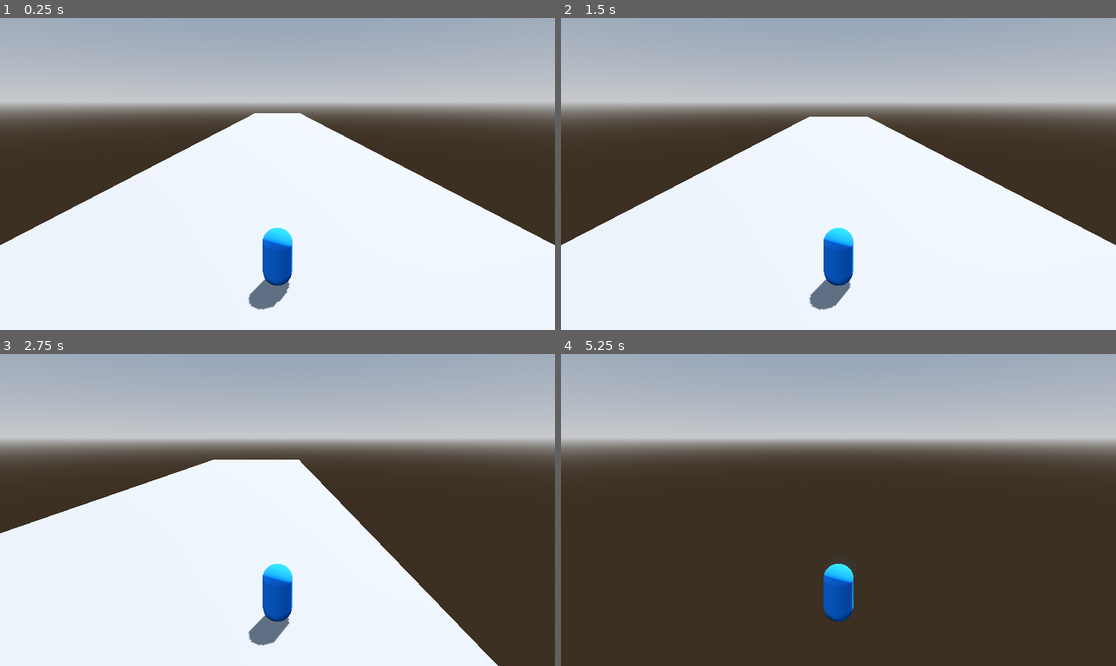
Above: before the commit, frames 1-4 (two rows, left to right).
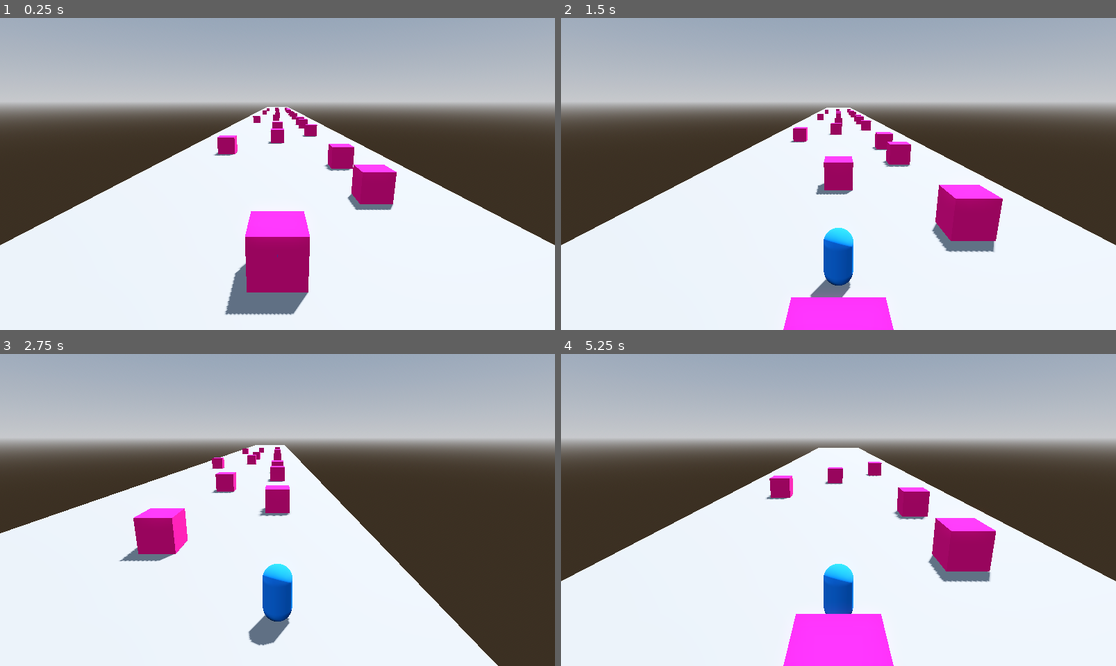
Above: after the commit, the same moments.

Repository: AyeAreEm/train-runner
Game: Godot game, scene res://test levels/demo_level.tscn
Two runs of this game, one before a commit and one after it. Both use one fixed random seed, a clock stepped at 60 frames per second and the inputs below.
Inputs:
- Up to frame 1 (0.25 s): no input
- Up to frame 2 (1.5 s): hold D (move_right) 0.53-1.28 s; hold A (move_left) from 1.28 s (still down)
- Up to frame 3 (2.75 s): release A (move_left) at 2.03 s; hold D (move_right) from 2.03 s (still down)
- Up to frame 4 (5.25 s): release D (move_right) at 3.53 s; hold A (move_left) from 3.53 s (still down)

The runs differ from the first frame. In frame 1, 6.0% of the frame differs, in the area x 38-72%, y 28-96%; in frame 2, 6.0%; in frame 3, 2.9%; in frame 4, 49%, in the area x 0-100%, y 30-100%.

Commit message:
box friends added

Diff:
--- /dev/null
+++ b/box_friend.tscn
@@ -0,0 +1,14 @@
+[gd_scene load_steps=3 format=3 uid="uid://imn2l5gqvcug"]
+
+[sub_resource type="StandardMaterial3D" id="StandardMaterial3D_tngsk"]
+albedo_color = Color(1, 0, 0.552941, 1)
+
+[sub_resource type="BoxMesh" id="BoxMesh_qgiep"]
+material = SubResource("StandardMaterial3D_tngsk")
+
+[node name="box friend" type="Node3D"]
+transform = Transform3D(2, 0, 0, 0, 2, 0, 0, 0, 2, 0, 0, 0)
+
+[node name="MeshInstance3D" type="MeshInstance3D" parent="."]
+transform = Transform3D(1, 0, 0, 0, 1, 0, 0, 0, 1, 0, 0.5, 0)
+mesh = SubResource("BoxMesh_qgiep")
--- a/test levels/demo_level.tscn
+++ b/test levels/demo_level.tscn
@@ -1,6 +1,7 @@
-[gd_scene load_steps=7 format=3 uid="uid://cntchg2bihe8w"]
+[gd_scene load_steps=8 format=3 uid="uid://cntchg2bihe8w"]
 
 [ext_resource type="PackedScene" uid="uid://bicnb4wxdqig5" path="res://runner/runner.tscn" id="1_rcgh1"]
+[ext_resource type="PackedScene" uid="uid://imn2l5gqvcug" path="res://box_friend.tscn" id="2_4552w"]
 
 [sub_resource type="ProceduralSkyMaterial" id="ProceduralSkyMaterial_tv1q2"]
 sky_horizon_color = Color(0.64625, 0.65575, 0.67075, 1)
@@ -30,7 +31,7 @@
 shadow_enabled = true
 
 [node name="floor" type="MeshInstance3D" parent="."]
-transform = Transform3D(12, 0, 0, 0, 8, 0, 0, 0, 80, 0, 0, -72)
+transform = Transform3D(12, 0, 0, 0, 8, 0, 0, 0, 160, 0, 0, -158)
 mesh = SubResource("PlaneMesh_xj767")
 skeleton = NodePath("")
 
@@ -40,3 +41,78 @@
 shape = SubResource("ConcavePolygonShape3D_t7tlq")
 
 [node name="runner" parent="." instance=ExtResource("1_rcgh1")]
+
+[node name="box friends" type="Node3D" parent="."]
+transform = Transform3D(2, 0, 0, 0, 2, 0, 0, 0, 2, 0, 0, -8)
+
+[node name="box friend" parent="box friends" instance=ExtResource("2_4552w")]
+transform = Transform3D(1, 0, 0, 0, 1, 0, 0, 0, 1, 0, 0, 0)
+
+[node name="box friend2" parent="box friends" instance=ExtResource("2_4552w")]
+transform = Transform3D(1, 0, 0, 0, 1, 0, 0, 0, 1, 3, 0, -3.919)
+
+[node name="box friend3" parent="box friends" instance=ExtResource("2_4552w")]
+transform = Transform3D(1, 0, 0, 0, 1, 0, 0, 0, 1, 3, 0, -8.419)
+
+[node name="box friend4" parent="box friends" instance=ExtResource("2_4552w")]
+transform = Transform3D(1, 0, 0, 0, 1, 0, 0, 0, 1, -3, 0, -11.919)
+
+[node name="box friend5" parent="box friends" instance=ExtResource("2_4552w")]
+transform = Transform3D(1, 0, 0, 0, 1, 0, 0, 0, 1, 0, 0, -16.419)
+
+[node name="box friend6" parent="box friends" instance=ExtResource("2_4552w")]
+transform = Transform3D(1, 0, 0, 0, 1, 0, 0, 0, 1, 3, 0, -20.419)
+
+[node name="box friend7" parent="box friends" instance=ExtResource("2_4552w")]
+transform = Transform3D(1, 0, 0, 0, 1, 0, 0, 0, 1, 0, 0, -24)
+
+[node name="box friend8" parent="box friends" instance=ExtResource("2_4552w")]
+transform = Transform3D(1, 0, 0, 0, 1, 0, 0, 0, 1, 3, 0, -27.919)
+
+[node name="box friend9" parent="box friends" instance=ExtResource("2_4552w")]
+transform = Transform3D(1, 0, 0, 0, 1, 0, 0, 0, 1, 3, 0, -32.419)
+
+[node name="box friend10" parent="box friends" instance=ExtResource("2_4552w")]
+transform = Transform3D(1, 0, 0, 0, 1, 0, 0, 0, 1, -3, 0, -35.919)
+
+[node name="box friend11" parent="box friends" instance=ExtResource("2_4552w")]
+transform = Transform3D(1, 0, 0, 0, 1, 0, 0, 0, 1, -0.218596, 9.53674e-07, -40.4185)
+
+[node name="box friend12" parent="box friends" instance=ExtResource("2_4552w")]
+transform = Transform3D(1, 0, 0, 0, 1, 0, 0, 0, 1, 3, 0, -44.419)
+
+[node name="box friend13" parent="box friends" instance=ExtResource("2_4552w")]
+transform = Transform3D(1, 0, 0, 0, 1, 0, 0, 0, 1, 0, 0, -49)
+
+[node name="box friend14" parent="box friends" instance=ExtResource("2_4552w")]
+transform = Transform3D(1, 0, 0, 0, 1, 0, 0, 0, 1, 3, 0, -52.919)
+
+[node name="box friend15" parent="box friends" instance=ExtResource("2_4552w")]
+transform = Transform3D(1, 0, 0, 0, 1, 0, 0, 0, 1, 3, 0, -57.419)
+
+[node name="box friend16" parent="box friends" instance=ExtResource("2_4552w")]
+transform = Transform3D(1, 0, 0, 0, 1, 0, 0, 0, 1, -3, 0, -60.919)
+
+[node name="box friend17" parent="box friends" instance=ExtResource("2_4552w")]
+transform = Transform3D(1, 0, 0, 0, 1, 0, 0, 0, 1, 0, 0, -65.419)
+
+[node name="box friend18" parent="box friends" instance=ExtResource("2_4552w")]
+transform = Transform3D(1, 0, 0, 0, 1, 0, 0, 0, 1, 3, 0, -69.419)
+
+[node name="box friend19" parent="box friends" instance=ExtResource("2_4552w")]
+transform = Transform3D(1, 0, 0, 0, 1, 0, 0, 0, 1, 0, 0, -73)
+
+[node name="box friend20" parent="box friends" instance=ExtResource("2_4552w")]
+transform = Transform3D(1, 0, 0, 0, 1, 0, 0, 0, 1, 3, 0, -76.919)
+
+[node name="box friend21" parent="box friends" instance=ExtResource("2_4552w")]
+transform = Transform3D(1, 0, 0, 0, 1, 0, 0, 0, 1, 3, 0, -81.419)
+
+[node name="box friend22" parent="box friends" instance=ExtResource("2_4552w")]
+transform = Transform3D(1, 0, 0, 0, 1, 0, 0, 0, 1, -3, 0, -84.919)
+
+[node name="box friend23" parent="box friends" instance=ExtResource("2_4552w")]
+transform = Transform3D(1, 0, 0, 0, 1, 0, 0, 0, 1, -0.218596, 9.53674e-07, -89.4185)
+
+[node name="box friend24" parent="box friends" instance=ExtResource("2_4552w")]
+transform = Transform3D(1, 0, 0, 0, 1, 0, 0, 0, 1, 3, 0, -93.419)
Not shown: 2 places in runner/runner.tscn that only renumber resources
